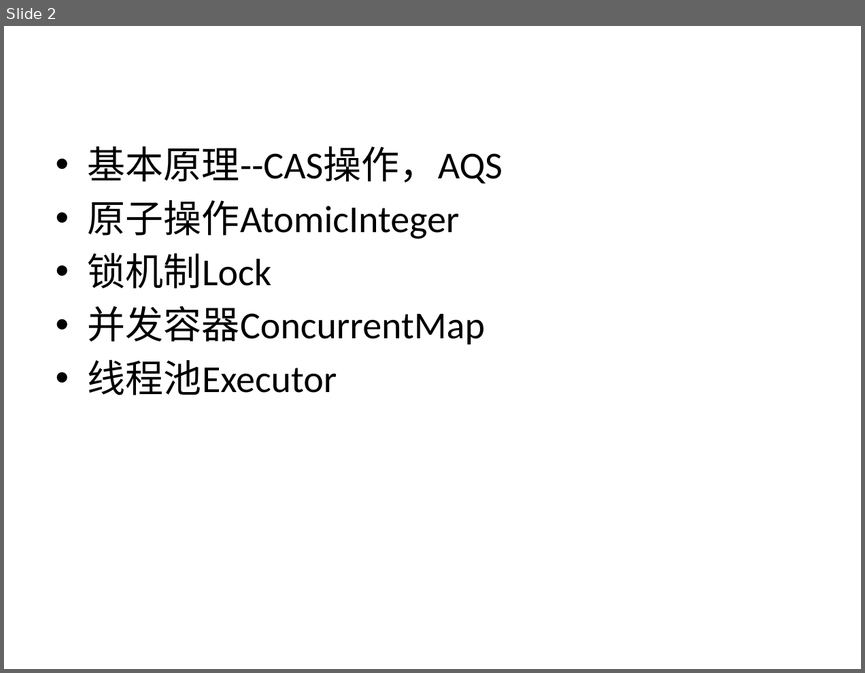
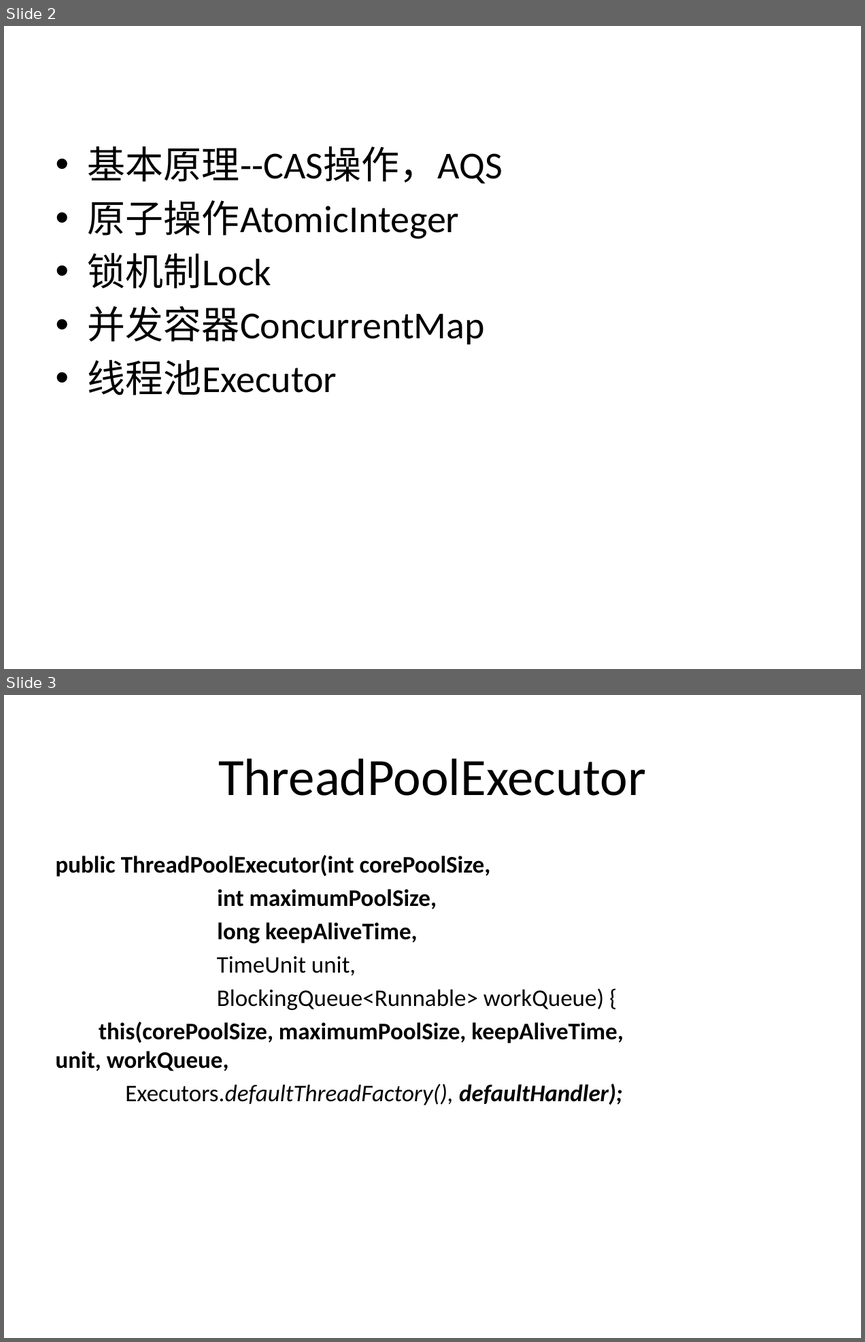
Before and after one commit to NickyQian/Practice, a slide deck: Document/Java Concurrency.pptx. Shown one above the other, each under a label of ours: slide 2 before the commit, slides 2 and 3 after it. The pictures are 865x673 and 865x1342 pixels, drawn with LibreOffice and Linux fonts; fonts in the diff are those of the drawing. Boxes give left, top, right and bottom in pixels: in the first picture for what was removed or moved away, otherwise in the second. Text is boxed around its words. In the diff, an @@ line names an element or a change of style, - is before the commit and + after.

```diff
--- a/Document/Java Concurrency.pptx
+++ b/Document/Java Concurrency.pptx
@@ slide 3 added at <box>4,695,861,1338</box>, background #FFFFFF @@
@@ title added at <box>218,758,646,796</box>, 44 pt, text #000000 @@
+ThreadPoolExecutor
@@ text added at <box>56,855,623,1105</box>, 20 pt, text #000000, bold @@
+public ThreadPoolExecutor(int corePoolSize,
+int maximumPoolSize,
+long keepAliveTime,
+TimeUnit unit,
+BlockingQueue<Runnable> workQueue) {
+this(corePoolSize, maximumPoolSize, keepAliveTime, unit, workQueue,
+Executors.defaultThreadFactory(), defaultHandler);
```
Also in this commit, not shown: 2 other slides added, 1 slide removed, 3 other files.
